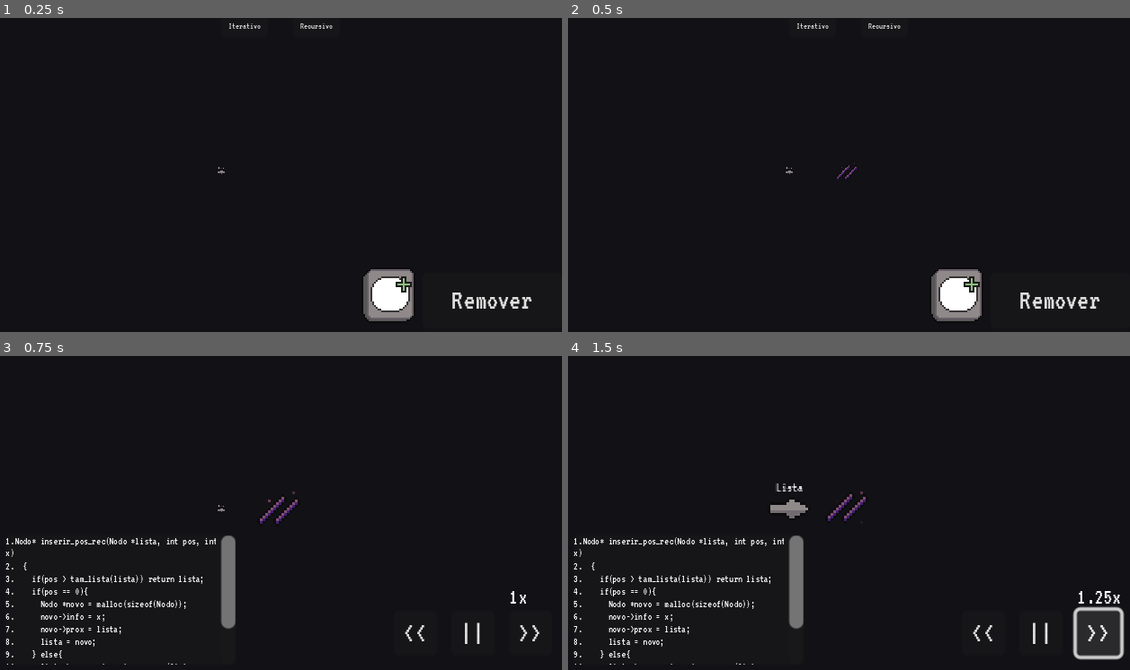
Above: before the commit, frames 1-4 (two rows, left to right).
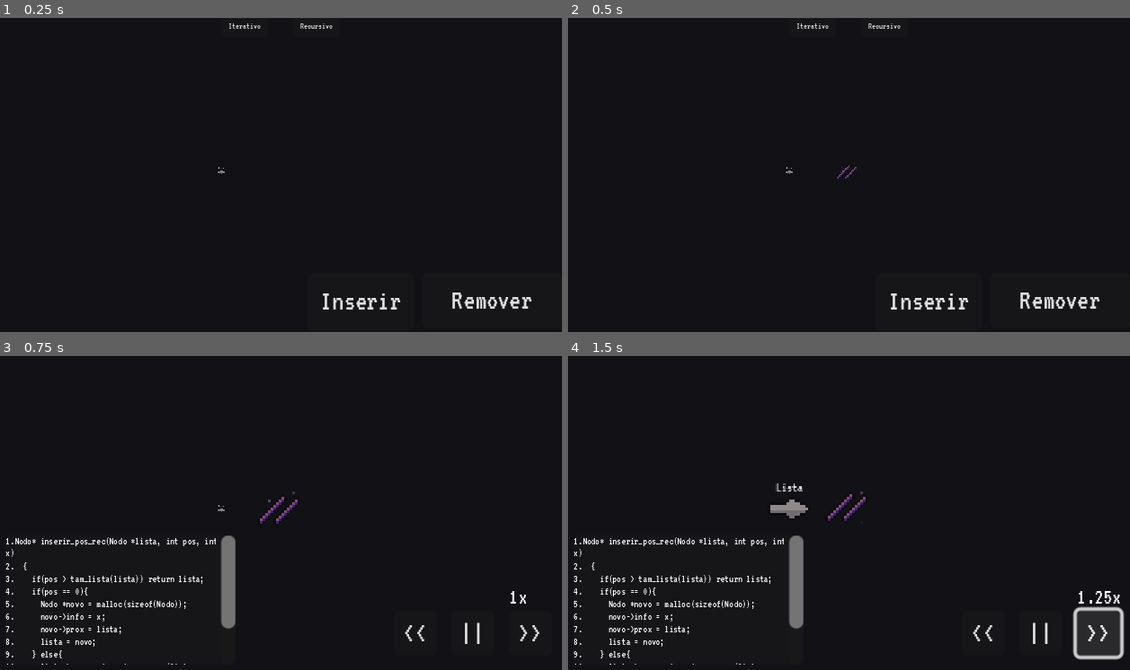
Above: after the commit, the same moments.

Repository: fabio-bays/elab-aed1
Game: Godot game, scene res://ListaLigada.tscn
The game is run twice, just before and just after one commit, with the same random seed, the same clock (stepped at 60 frames per second) and the same inputs.
Inputs (mouse positions are in pixels of both pictures, inside the frame that each line leads up to; where the layout moved, square brackets give the same spot in the first picture):
- Up to frame 1 (0.25 s): no input
- Up to frame 2 (0.5 s): no input
- Up to frame 3 (0.75 s): click (359, 638) [387, 632] at 0.5 s
- Up to frame 4 (1.5 s): click ">>" at 1.25 s

The runs differ from the first frame. In frame 1, 1.5% of the frame differs, in the area x 57-74%, y 80-97%; in frame 2, 1.5%; in frame 3, nothing differs; in frame 4, nothing differs.

Commit message:
Correção

Diff:
--- a/Audio.gd
+++ b/Audio.gd
@@ -1,6 +1,5 @@
 extends Node2D
 
-const mus_idle : AudioStreamWAV = preload("res://assets/musica/Idle2.wav")
 const mus_algor : AudioStreamWAV = preload("res://assets/musica/Algoritmo.wav")
 const mus_rec_ret : AudioStreamWAV = preload("res://assets/musica/Recursivo_Return.wav")
 
--- a/ListaLigada.tscn
+++ b/ListaLigada.tscn
@@ -7,16 +7,8 @@
 [ext_resource type="Texture2D" uid="uid://cqq8u1c5d2bry" path="res://assets/visual/null_v2.png" id="3_wjsaj"]
 [ext_resource type="Texture2D" uid="uid://c3qn4p6rbyqxi" path="res://assets/visual/remover_x.png" id="4_5068l"]
 [ext_resource type="PackedScene" uid="uid://c5k6y55l3uasr" path="res://Ponteiro.tscn" id="4_hp48o"]
-[ext_resource type="Texture2D" uid="uid://bj12kio2kcydc" path="res://assets/visual/icones/botao-add_nodo_0001.png" id="7_nbkkg"]
-[ext_resource type="Texture2D" uid="uid://bw6kfgm8pharf" path="res://assets/visual/icones/botao-add_nodo_0002.png" id="8_356x8"]
 [ext_resource type="PackedScene" uid="uid://bxyf0o6ucpnv2" path="res://ParallaxBg.tscn" id="8_jcx3j"]
 [ext_resource type="PackedScene" uid="uid://bkb8gywoxw0g6" path="res://Audio.tscn" id="9_b0x7n"]
-
-[sub_resource type="AnimatedTexture" id="AnimatedTexture_x6mcm"]
-frames = 2
-frame_0/texture = ExtResource("7_nbkkg")
-frame_1/texture = ExtResource("8_356x8")
-frame_1/duration = 1.0
 
 [sub_resource type="AtlasTexture" id="AtlasTexture_45wa7"]
 atlas = ExtResource("3_wjsaj")
@@ -318,16 +310,14 @@
 [node name="Botoes" type="Node2D" parent="Camera2D"]
 
 [node name="Inserir" type="Button" parent="Camera2D/Botoes"]
-offset_left = 32.0
-offset_top = 48.0
-offset_right = 91.0
+offset_left = 16.0
+offset_top = 56.0
+offset_right = 75.0
 offset_bottom = 88.0
 theme_override_fonts/font = ExtResource("3_op5oh")
 toggle_mode = true
-icon = SubResource("AnimatedTexture_x6mcm")
-flat = true
+text = "Inserir"
 icon_alignment = 1
-metadata/_edit_use_anchors_ = true
 
 [node name="Remover" type="Button" parent="Camera2D/Botoes"]
 offset_left = 80.0
--- a/project.godot
+++ b/project.godot
@@ -14,6 +14,10 @@
 run/main_scene="res://ListaLigada.tscn"
 config/features=PackedStringArray("4.2", "GL Compatibility")
 config/icon="res://assets/icon.svg"
+
+[audio]
+
+buses/default_bus_layout="res://audio_bus_padrao.tres"
 
 [display]
 
Not shown: 1 places in ListaLigada.tscn that only renumber resources
Not shown, removed: assets/musica/Idle2.wav.import
Not shown, changed: assets/musica/Idle2_.wav.import
Binary file removed: assets/visual/icones/botao-add_nodo_0001.png
Not shown, removed: assets/visual/icones/botao-add_nodo_0001.png.import
Binary file removed: assets/visual/icones/botao-add_nodo_0002.png
Not shown, removed: assets/visual/icones/botao-add_nodo_0002.png.import
Renamed: default_bus_layout.tres -> audio_bus_padrao.tres
Not shown, changed: assets/musica/Idle2.wav
